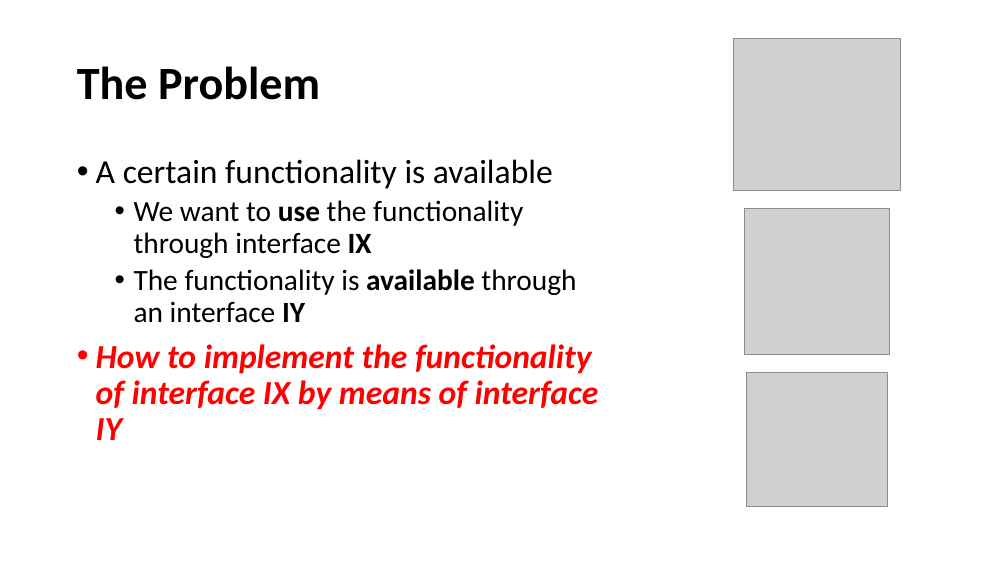
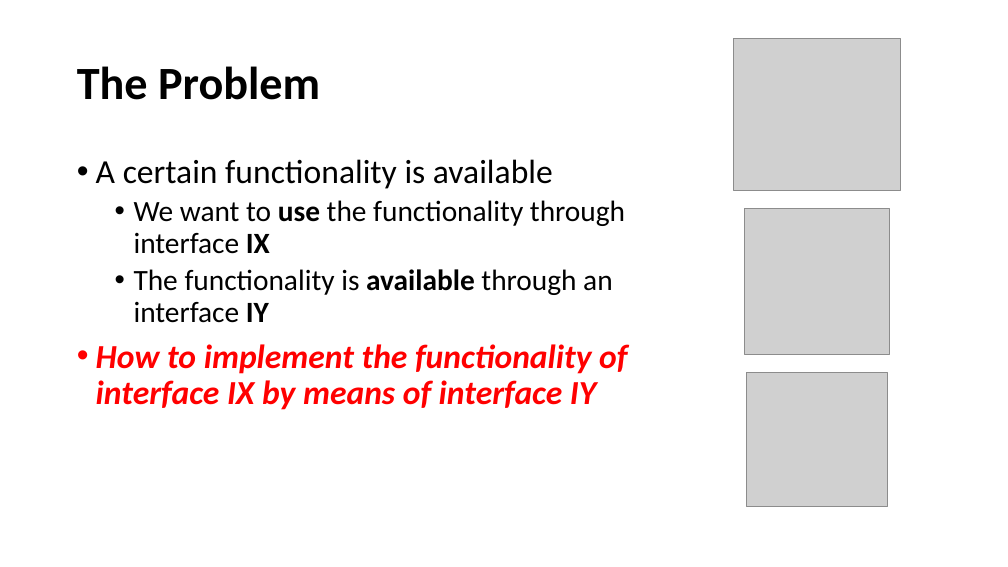
Before and after one commit to perl-easj/OOProg, a slide deck: slide 3 of Chap/OOProg03/Presentations/Adapter.pptx. Drawn at 1008x567 pixels with LibreOffice and Linux fonts; fonts in the diff are those of the drawing; grey boxes stand for pictures. Boxes give left, top, right and bottom in pixels: in the first picture for what was removed or moved away, otherwise in the second. Text is boxed around its words. In the diff, an @@ line names an element or a change of style, - is before the commit and + after.

```diff
--- a/Chap/OOProg03/Presentations/Adapter.pptx
+++ b/Chap/OOProg03/Presentations/Adapter.pptx
@@ text "A certain functionality is available" rewrapped from (x1=96, y1=159, x2=599, y2=440) to (x1=96, y1=159, x2=627, y2=410) @@
```
Also in this commit, not shown: 1 other slide changed, 42 other files.
